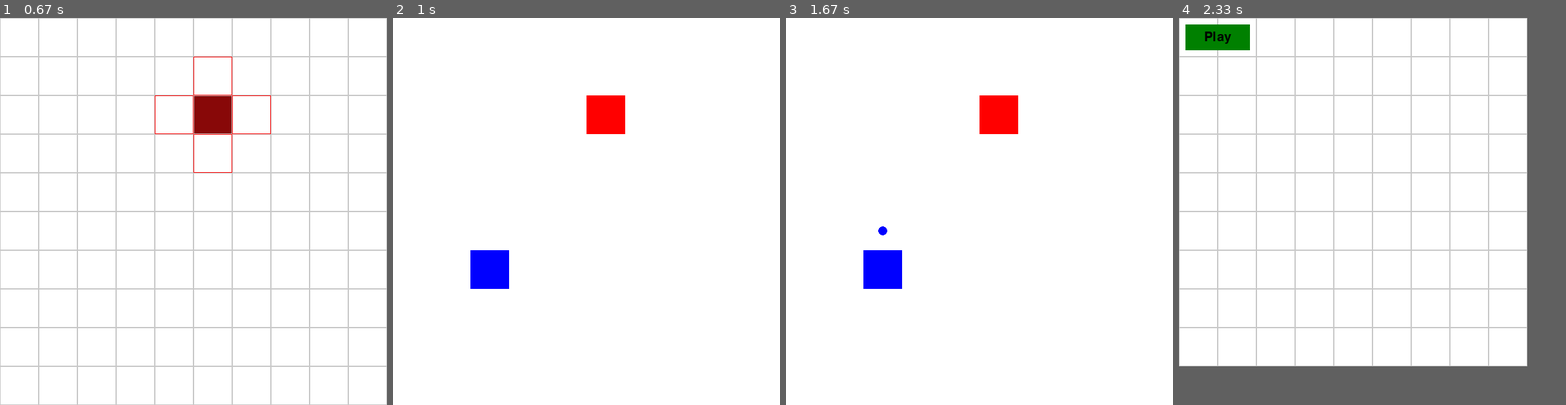
Above: before the commit, frames 1-4 (left to right).
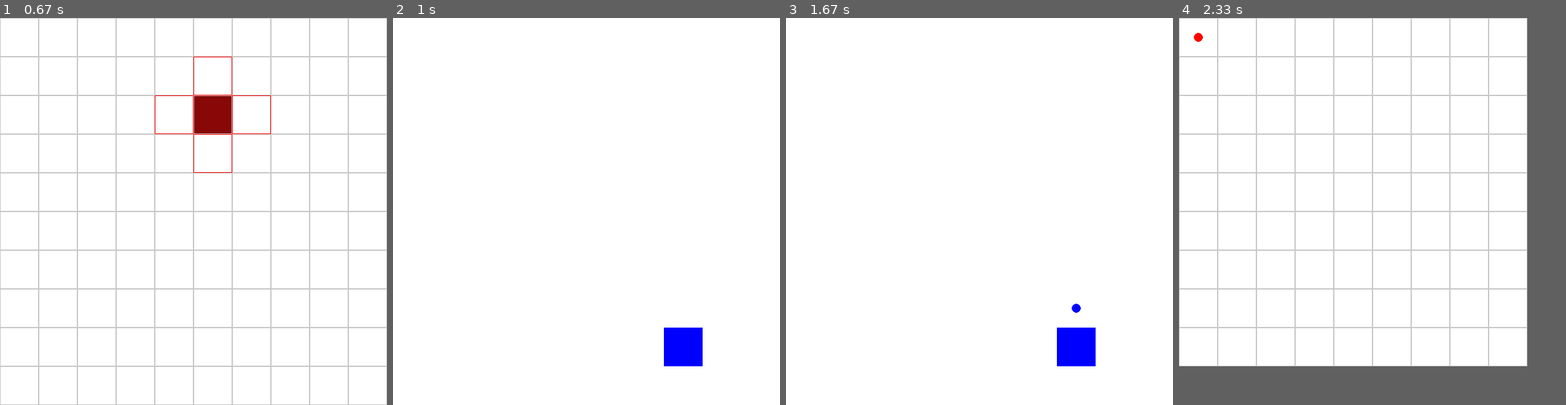
Above: after the commit, the same moments.

Repository: ubongjc/Pygame
Game: pygame game, started from main.py
Two runs of this game, one before a commit and one after it. Both use one fixed random seed, a clock stepped at 60 frames per second and the inputs below.
Inputs (mouse positions are in pixels of both pictures, inside the frame that each line leads up to):
- Up to frame 1 (0.67 s): click "Map A" at 0.38 s
- Up to frame 2 (1 s): click (431, 37) at 0.72 s
- Up to frame 3 (1.67 s): tap Space at 1.17 s; hold Right from 1.53 s (still down)
- Up to frame 4 (2.33 s): release Right at 2 s; hold Up from 2.03 s (still down)

Frame 1 is identical in both runs. In frame 2, 3.0% of the frame differs, in the area x 20-80%, y 20-90%; in frame 3, 3.1%; in frame 4, 1.1%.

Commit message:
Level shrinking occurs upon a draw

Diff:
--- a/computer_player.py
+++ b/computer_player.py
@@ -8,39 +8,56 @@
         self.path = []
         self.fired_bullets = []
         self.start_random_position()
+        self.generate_path()
 
     def start_random_position(self):
         x, y = random.randint(0, self.grid.size - 1), random.randint(0, self.grid.size - 1)
         self.path.append((x, y))
 
-    def valid_moves(self):
+    def valid_moves(self, current_pos):
         valid_moves = []
-        if len(self.path) > 0:
-            last_cell = self.path[-1]
-            for dx, dy in ((1, 0), (-1, 0), (0, 1), (0, -1)):
-                x, y = last_cell[0] + dx, last_cell[1] + dy
-                if 0 <= x < self.grid.size and 0 <= y < self.grid.size and self.grid.grid[y][x] == 0:
-                    if(x, y) not in self.path:
-                        valid_moves.append((x, y))
+        for dx, dy in ((1, 0), (-1, 0), (0, 1), (0, -1)):
+            x, y = current_pos[0] + dx, current_pos[1] + dy
+            if 0 <= x < self.grid.size and 0 <= y < self.grid.size and self.grid.grid[y][x] == 0:
+                if (x, y) not in self.path:
+                    valid_moves.append((x, y))
         return valid_moves
 
-    def choose_random_move(self):
-        moves = self.valid_moves()
-        if moves:
-            self.path.append(random.choice(moves))
-            self.fired_bullets.append(False)
+    # def choose_random_move(self):
+    #     moves = self.valid_moves()
+    #     if moves:
+    #         self.path.append(random.choice(moves))
+    #         self.fired_bullets.append(False)
+    #
+    # def rollback_to_validity_if_necessary(self):
+    #     num_valid = len(self.valid_moves())
+    #     popped_value = (-1, -1)
+    #     if num_valid < 1 and len(self.path) > 0:
+    #         while num_valid < 2 and len(self.path) > 0:
+    #             popped_value = self.path.pop()
+    #             num_valid = len(self.valid_moves())
+    #         temp = self.valid_moves()
+    #         if popped_value in temp:
+    #             temp.remove(popped_value)
+    #         if len(temp) > 0:
+    #             self.path.append(temp[0])
+    #         return True
+    #     return False
 
-    def rollback_to_validity_if_necessary(self):
-        num_valid = len(self.valid_moves())
-        popped_value = (-1, -1)
-        if num_valid < 1 and len(self.path) > 0:
-            while num_valid < 2 and len(self.path) > 0:
-                popped_value = self.path.pop()
-                num_valid = len(self.valid_moves())
-            temp = self.valid_moves()
-            if popped_value in temp:
-                temp.remove(popped_value)
-            if len(temp) > 0:
-                self.path.append(temp[0])
-            return True
-        return False
+    def generate_path(self):
+        def backtrack(current_pos):
+            if len(self.path) >= constants.MAX_MOVES:
+                return True
+
+            moves = self.valid_moves(current_pos)
+            random.shuffle(moves)
+            for move in moves:
+                self.path.append(move)
+                self.fired_bullets.append(False)
+                if backtrack(move):
+                    return True
+                self.path.pop()
+                self.fired_bullets.pop()
+            return False
+
+        backtrack(self.path[0])
--- a/grid.py
+++ b/grid.py
@@ -29,7 +29,9 @@
             surface.fill(constants.WHITE)
             for y in range(self.size):
                 for x in range(self.size):
-                    if current_path_index is not None and (x, y) == self.path[current_path_index]:
+                    if current_path_index is not None and \
+                            0 <= current_path_index < len(self.path) and \
+                            (x, y) == self.path[current_path_index]:
                         color = constants.RED
                     elif self.grid[y][x] == 1:
                         if (x, y) == self.path[-1]:
--- a/main.py
+++ b/main.py
@@ -57,15 +57,15 @@
 
                 # Check if the play button is clicked
                 if play_button.is_clicked(x, y):
-                    computer_player.path.pop()
-
-                    user_grid_len = len(grid.path)
-                    computer_grid_len = len(computer_player.path)
-
-                    if user_grid_len > computer_grid_len:
-                        diff_len = user_grid_len - computer_grid_len
-                        for i in range(diff_len):
-                            computer_player.choose_random_move()
+                    #computer_player.path.pop()
+
+                    # user_grid_len = len(grid.path)
+                    # computer_grid_len = len(computer_player.path)
+                    #
+                    # if user_grid_len > computer_grid_len:
+                    #     diff_len = user_grid_len - computer_grid_len
+                    #     for i in range(diff_len):
+                    #         computer_player.choose_random_move()
 
                     print(f"Computer's selected path: {computer_player.path}\n len: {len(computer_player.path)}")
                     print(f"user's selected path: {grid.path}\n len: {len(grid.path)}")
@@ -88,14 +88,14 @@
                         grid.path.append((cell_x, cell_y))
                         grid.fired_bullets.append(False)
 
-                        computer_player.choose_random_move()
-                        if computer_player.rollback_to_validity_if_necessary():
-                            user_grid_len = len(grid.path)
-                            computer_grid_len = len(computer_player.path)
-                            if user_grid_len > computer_grid_len:
-                                diff_len = user_grid_len - computer_grid_len
-                                for i in range(diff_len):
-                                    computer_player.choose_random_move()
+                        # computer_player.choose_random_move()
+                        # if computer_player.rollback_to_validity_if_necessary():
+                        #     user_grid_len = len(grid.path)
+                        #     computer_grid_len = len(computer_player.path)
+                        #     if user_grid_len > computer_grid_len:
+                        #         diff_len = user_grid_len - computer_grid_len
+                        #         for i in range(diff_len):
+                        #             computer_player.choose_random_move()
 
                     elif grid.path and (cell_x, cell_y) == grid.path[-1]:
                         grid.grid[cell_y][cell_x] = 0
@@ -166,17 +166,18 @@
         # reset game
         if not grid.winner and play_index == len(grid.path) and \
                 play_index > 0:
-            constants.GRID_SIZE -= 1
-            constants.SCREEN_SIZE = constants.GRID_SIZE * constants.CELL_SIZE
-            constants.MAX_MOVES = constants.GRID_SIZE * 2
-            constants.MAX_BULLETS = constants.MAX_MOVES // 2
-            screen = pygame.display.set_mode((constants.SCREEN_SIZE, constants.SCREEN_SIZE), pygame.RESIZABLE)
-            grid = Grid(constants.GRID_SIZE)
-            computer_player = ComputerPlayer(grid)
-            show_lines = True
-            play_mode = False
-            play_index = 0
-            play_timer = 0
+            if constants.GRID_SIZE > 5:
+                constants.GRID_SIZE -= 1
+                constants.SCREEN_SIZE = constants.GRID_SIZE * constants.CELL_SIZE
+                constants.MAX_MOVES = constants.GRID_SIZE * 2
+                constants.MAX_BULLETS = constants.MAX_MOVES // 2
+                screen = pygame.display.set_mode((constants.SCREEN_SIZE, constants.SCREEN_SIZE), pygame.RESIZABLE)
+                grid = Grid(constants.GRID_SIZE)
+                computer_player = ComputerPlayer(grid)
+                show_lines = True
+                play_mode = False
+                play_index = 0
+                play_timer = 0
 
         # Update the screen
         if show_map_selection:
@@ -194,7 +195,7 @@
             grid.draw(screen, show_lines)
             if grid.path and len(grid.path) < constants.MAX_MOVES:
                 grid.draw_highlight(screen)
-            else:
+            elif grid.path and len(grid.path) >= constants.MAX_MOVES:
                 play_button.draw(screen)
             clock.tick(60)
 
--- a/map_selection_screen.py
+++ b/map_selection_screen.py
@@ -1,23 +1,22 @@
-from constants import *
+import constants
 from button import Button
 
 class MapSelectionScreen:
     def __init__(self):
         self.maps = ["Map A", "Map B", "Map C"]
         self.buttons = []
-        button_width = int(SCREEN_SIZE * 0.2)
-        button_height = int(SCREEN_SIZE * 0.1)
-        button_spacing = int(SCREEN_SIZE * 0.1)
-        button_y = SCREEN_SIZE // 2
+        button_width = int(constants.SCREEN_SIZE * 0.2)
+        button_height = int(constants.SCREEN_SIZE * 0.1)
+        button_spacing = int(constants.SCREEN_SIZE * 0.1)
+        button_y = constants.SCREEN_SIZE // 2
 
         for i, map_name in enumerate(self.maps):
-            button = Button(SCREEN_SIZE // 2 - 50, 150 * (i + 1), 100, 40, map_name, (0, 128, 0), 30)
-            # button = Button((SCREEN_SIZE - button_width) // 2 - button_spacing - button_width, button_y, button_width, button_height, map_name, (0, 128, 0), 30),
+            button = Button(constants.SCREEN_SIZE // 2 - 50, 150 * (i + 1), 100, 40, map_name, (0, 128, 0), 30)
 
             self.buttons.append(button)
 
     def draw(self, surface):
-        surface.fill(WHITE)
+        surface.fill(constants.WHITE)
         for button in self.buttons:
             button.draw(surface)
 
